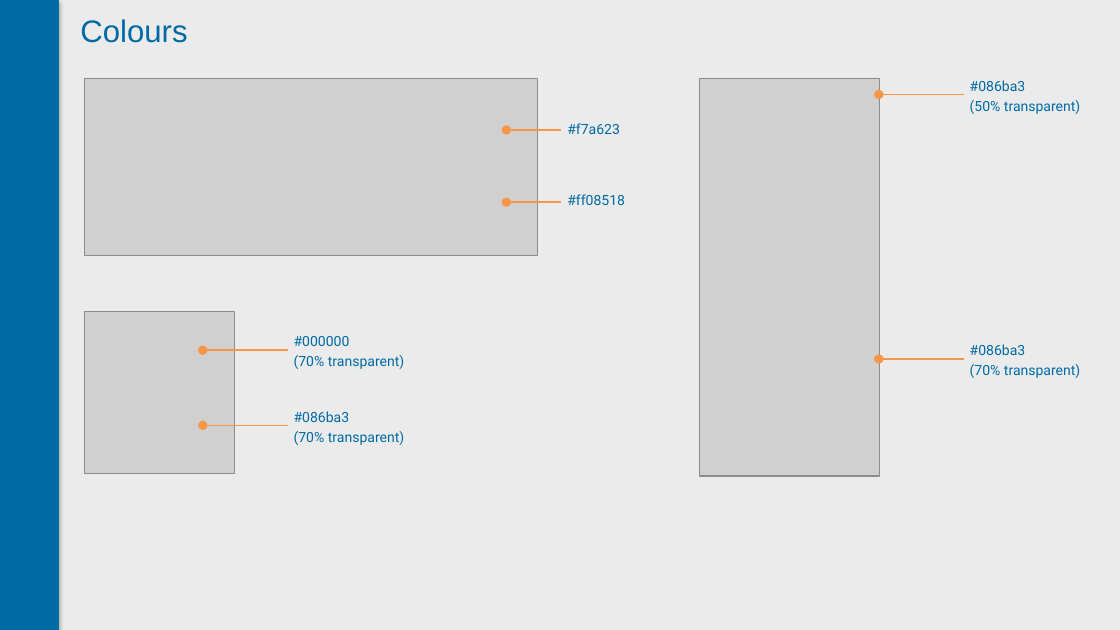
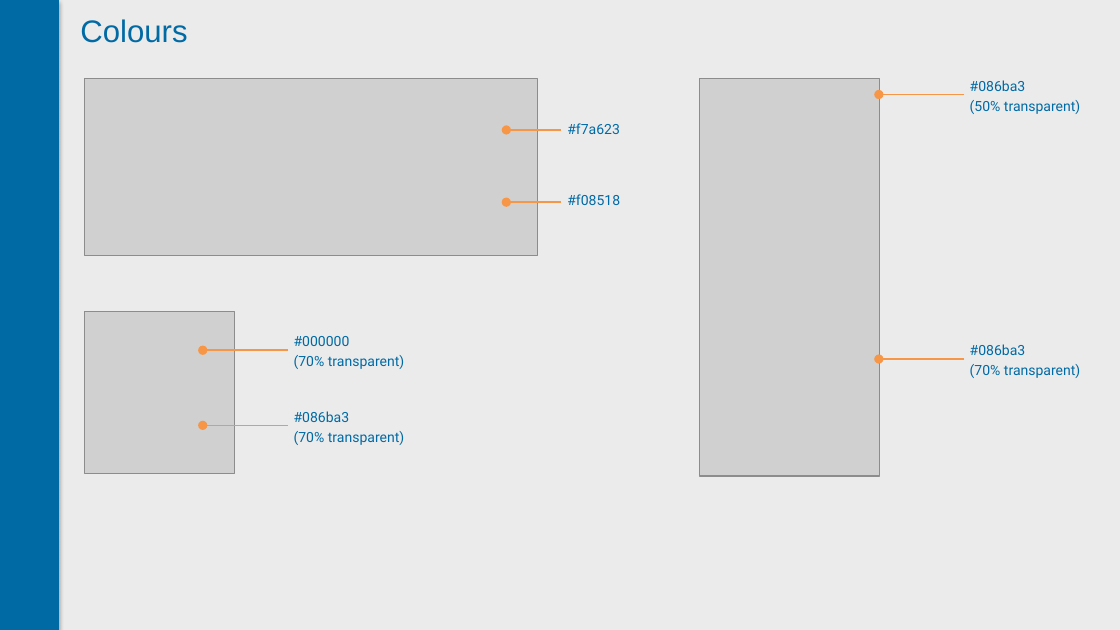
Before and after one commit to UIChallenge/Exercise, a slide deck: slide 9 of specification/UI_Task_Guide.pptx. Drawn at 1120x630 pixels with LibreOffice and Linux fonts; fonts in the diff are those of the drawing; grey boxes stand for pictures; background and template pictures are left out. Boxes give left, top, right and bottom in pixels: in the first picture for what was removed or moved away, otherwise in the second. Text is boxed around its words. In the diff, an @@ line names an element or a change of style, - is before the commit and + after.

```diff
--- a/specification/UI_Task_Guide.pptx
+++ b/specification/UI_Task_Guide.pptx
@@ text at [567, 194, 620, 205]: text changed @@
-#ff08518
+#f08518
```
Also in this commit, not shown: 1 other slide changed, 1 other file.
